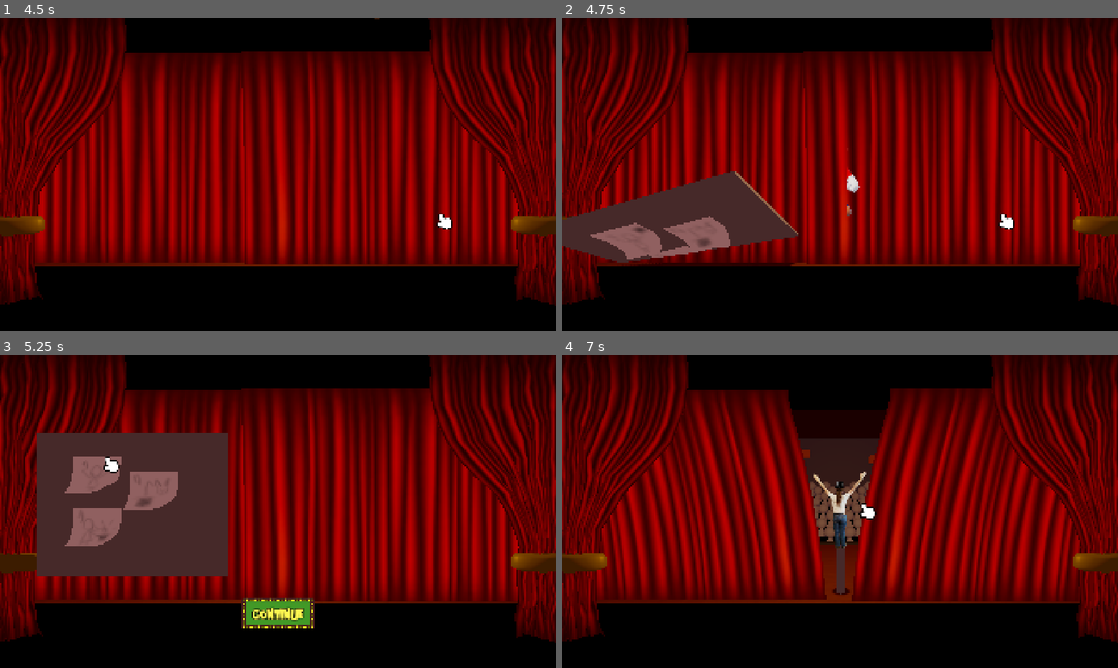
Above: before the commit, frames 1-4 (two rows, left to right).
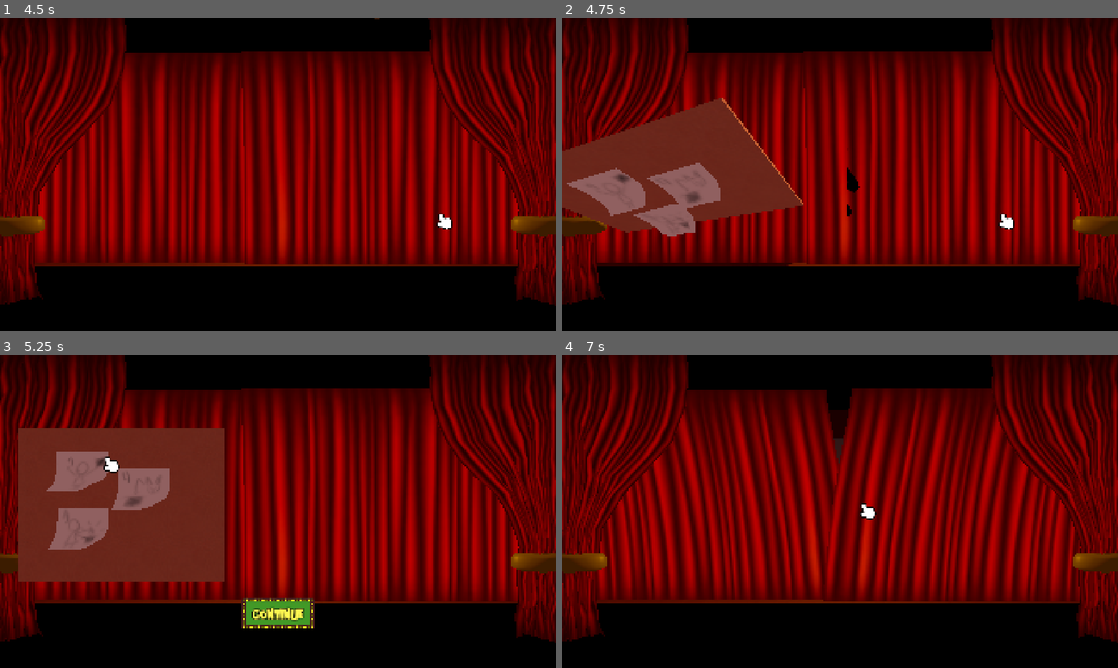
Above: after the commit, the same moments.

Repository: Momonyaro/cgj-2026
Game: Godot game, scene res://src/stage/stage.tscn
Two runs of this game, one before a commit and one after it. Both use one fixed random seed, a clock stepped at 60 frames per second and the inputs below.
Inputs (mouse positions are in pixels of both pictures, inside the frame that each line leads up to):
- Up to frame 1 (4.5 s): click "PLAY" at 0.5 s; tap Enter at 1.25 s; move the mouse to (400, 158) at 1.27 s; click (400, 158) at 1.35 s; tap Space at 1.52, 2.27, 3.77 s; move the mouse to (166, 190) at 2.02 s; click (166, 190) at 2.1 s; move the mouse to (333, 105) at 2.77 s; click (333, 105) at 2.85 s; move the mouse to (250, 237) at 3.52 s; click (250, 237) at 3.6 s; move the mouse to (444, 221) at 4.27 s; click (444, 221) at 4.35 s
- Up to frame 2 (4.75 s): tap Space at 4.52 s
- Up to frame 3 (5.25 s): move the mouse to (111, 464) at 5.02 s; click (111, 464) at 5.1 s
- Up to frame 4 (7 s): tap Space at 5.27 s; click "Continue" at 5.75 s; move the mouse to (867, 511) at 6.52 s; click (867, 511) at 6.6 s

Frame 1 is identical in both runs. In frame 2, 16% of the frame differs, in the area x 0-54%, y 25-80%; in frame 3, 17%; in frame 4, 30%, in the area x 6-94%, y 10-79%.

Commit message:
Corky board and black magician

Diff:
--- a/src/shared/magician/back_face.tres
+++ b/src/shared/magician/back_face.tres
@@ -3,3 +3,4 @@
 [resource]
 transparency = 4
 shading_mode = 0
+albedo_color = Color(0, 0, 0, 1)
--- a/src/shared/magician/front_face.tres
+++ b/src/shared/magician/front_face.tres
@@ -3,3 +3,4 @@
 [resource]
 transparency = 4
 shading_mode = 0
+albedo_color = Color(0, 0, 0, 1)
--- a/src/shared/magician/magician.tscn
+++ b/src/shared/magician/magician.tscn
@@ -33,9 +33,9 @@
 transform = Transform3D(1, -8.742278e-08, -8.7422784e-08, -8.742279e-08, -4.371138e-08, -1, 8.742277e-08, 1, -4.371139e-08, -0.011159897, -0.04742098, 4.0686083)
 
 [node name="CSGCylinder3D" type="CSGCylinder3D" parent="BodyPivot/ObjRoot" unique_id=480698261]
-transform = Transform3D(1, 0, 0, 0, 1, 0, 0, 0, 1, 0, -1.3359761, 0)
-radius = 0.1
-height = 5.5
+transform = Transform3D(1, -6.2117624e-22, 0, -6.6814984e-22, 1, 0, 0, 0, 1, -1.8626451e-09, -1.6564107, 0)
+radius = 0.05
+height = 4.859131
 
 [node name="FaceRoot" type="Node3D" parent="BodyPivot/ObjRoot" unique_id=1318095629]
 
--- /dev/null
+++ b/src/shared/notes/board_material.tres
@@ -0,0 +1,7 @@
+[gd_resource type="StandardMaterial3D" format=3 uid="uid://h2lbdpeod1ui"]
+
+[ext_resource type="Texture2D" uid="uid://uogt0tfrfjip" path="res://src/shared/notes/Cork001_1K_Color.jpg" id="1_javg6"]
+
+[resource]
+albedo_texture = ExtResource("1_javg6")
+uv1_triplanar = true
--- a/src/shared/notes/notes_board.tscn
+++ b/src/shared/notes/notes_board.tscn
@@ -1,6 +1,7 @@
 [gd_scene format=3 uid="uid://cni3xupdf6ci8"]
 
 [ext_resource type="Script" uid="uid://ctkb30a3i57cn" path="res://src/shared/notes/notes_board.gd" id="1_02lh6"]
+[ext_resource type="Material" uid="uid://h2lbdpeod1ui" path="res://src/shared/notes/board_material.tres" id="2_jhwa3"]
 [ext_resource type="Texture2D" uid="uid://cfasc037yodvf" path="res://src/shared/main_menu/button_anim_0.png" id="2_n2kim"]
 [ext_resource type="Texture2D" uid="uid://d4ttrfhpth58" path="res://src/shared/main_menu/button_anim_1.png" id="3_jhwa3"]
 [ext_resource type="Texture2D" uid="uid://cms5dkkymts7g" path="res://src/shared/main_menu/button_hover.png" id="4_iaqpj"]
@@ -49,7 +50,7 @@
 "times": PackedFloat32Array(0, 0.45000002, 0.6),
 "transitions": PackedFloat32Array(0.46651644, 0.4506253, 0.4506253),
 "update": 0,
-"values": [Vector3(0, -5.491781, 0), Vector3(0, 0.35923862, 0), Vector3(0, 0, 0)]
+"values": [Vector3(0, -5.491781, 0), Vector3(0, 1.319, 0), Vector3(0, 0, 0)]
 }
 tracks/1/type = "value"
 tracks/1/imported = false
@@ -66,27 +67,27 @@
 
 [sub_resource type="Animation" id="Animation_y11vb"]
 resource_name = "exit"
-length = 0.4
+length = 0.6
 tracks/0/type = "value"
 tracks/0/imported = false
 tracks/0/enabled = true
 tracks/0/path = NodePath(".:position")
-tracks/0/interp = 1
+tracks/0/interp = 2
 tracks/0/loop_wrap = true
 tracks/0/keys = {
-"times": PackedFloat32Array(0, 0.1, 0.4),
+"times": PackedFloat32Array(0, 0.15, 0.6),
 "transitions": PackedFloat32Array(1, 1, 1),
 "update": 0,
-"values": [Vector3(0, 0, 0), Vector3(0, 0.43373883, 0), Vector3(0, -5.883793, 0)]
+"values": [Vector3(0, 0, 0), Vector3(0, 1.354, 0), Vector3(0, -5.883793, 0)]
 }
 tracks/1/type = "value"
 tracks/1/imported = false
 tracks/1/enabled = true
 tracks/1/path = NodePath(".:rotation")
-tracks/1/interp = 1
+tracks/1/interp = 2
 tracks/1/loop_wrap = true
 tracks/1/keys = {
-"times": PackedFloat32Array(0, 0.1, 0.19999999, 0.4),
+"times": PackedFloat32Array(0, 0.15, 0.29999998, 0.6),
 "transitions": PackedFloat32Array(1, 1, 1, 1),
 "update": 0,
 "values": [Vector3(0, 0, 0), Vector3(-0.2521612, -0.071515076, 0.27960458), Vector3(0.38058636, -0.36878046, -0.805181), Vector3(1.5707964, 0, 0)]
@@ -124,6 +125,7 @@
 [node name="MeshInstance3D" type="MeshInstance3D" parent="AnimationRoot" unique_id=1900150558]
 transform = Transform3D(1, 0, 0, 0, 1, 0, 0, 0, 1, 0, 0, -0.03)
 mesh = SubResource("BoxMesh_a1n5f")
+surface_material_override/0 = ExtResource("2_jhwa3")
 
 [node name="AnimationPlayer" type="AnimationPlayer" parent="." unique_id=864029043]
 root_node = NodePath("../AnimationRoot")
--- a/src/stage/stage.tscn
+++ b/src/stage/stage.tscn
@@ -259,7 +259,7 @@
 curtain_controller = NodePath("../VerletCurtains")
 
 [node name="NotesBoard" parent="." unique_id=322694326 instance=ExtResource("10_itwdx")]
-transform = Transform3D(1.0000001, 0, 0, 0, 1, 0, 0, 0, 1.0000001, -3.047891, 3.133942, 0.7261529)
+transform = Transform3D(1.0000001, 0, 0, 0, 1, 0, 0, 0, 1.0000001, -3.047891, 3.133942, 1.0292127)
 
 [node name="SharedProps" parent="." unique_id=1525609911 instance_placeholder="res://src/shared/interactables/shared_props.tscn"]
 transform = Transform3D(1, 0, 0, 0, 1, 0, 0, 0, 1, 4.227703, 1.1640415, 0)
Binary file added: src/shared/notes/Cork001_1K_Color.jpg
Not shown, added: src/shared/notes/Cork001_1K_Color.jpg.import
